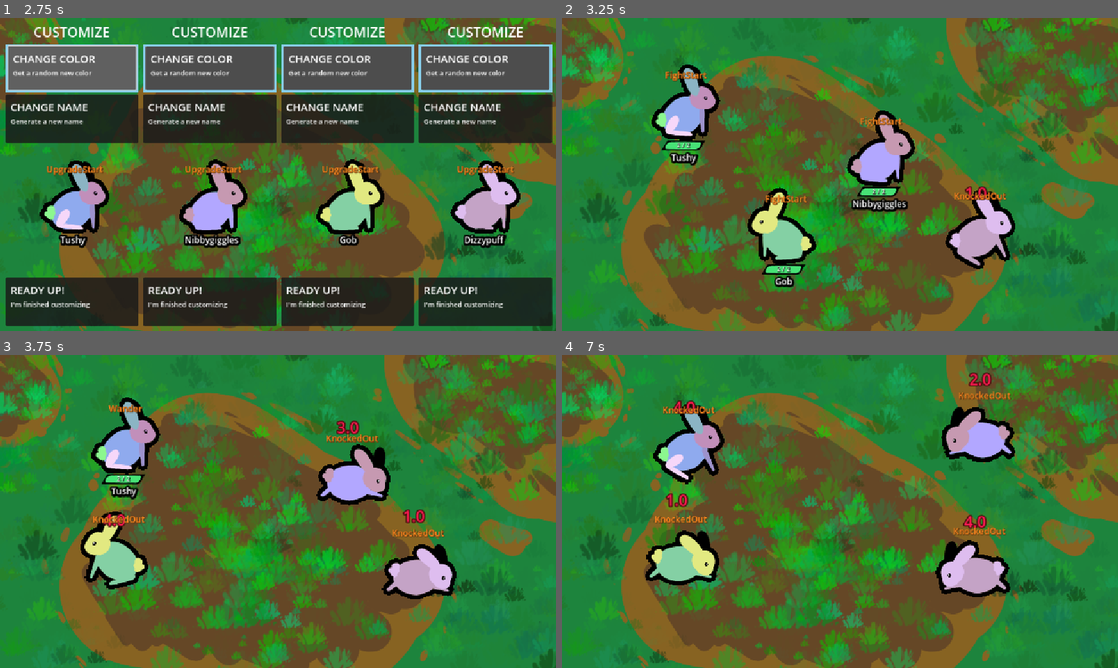
Above: before the commit, frames 1-4 (two rows, left to right).
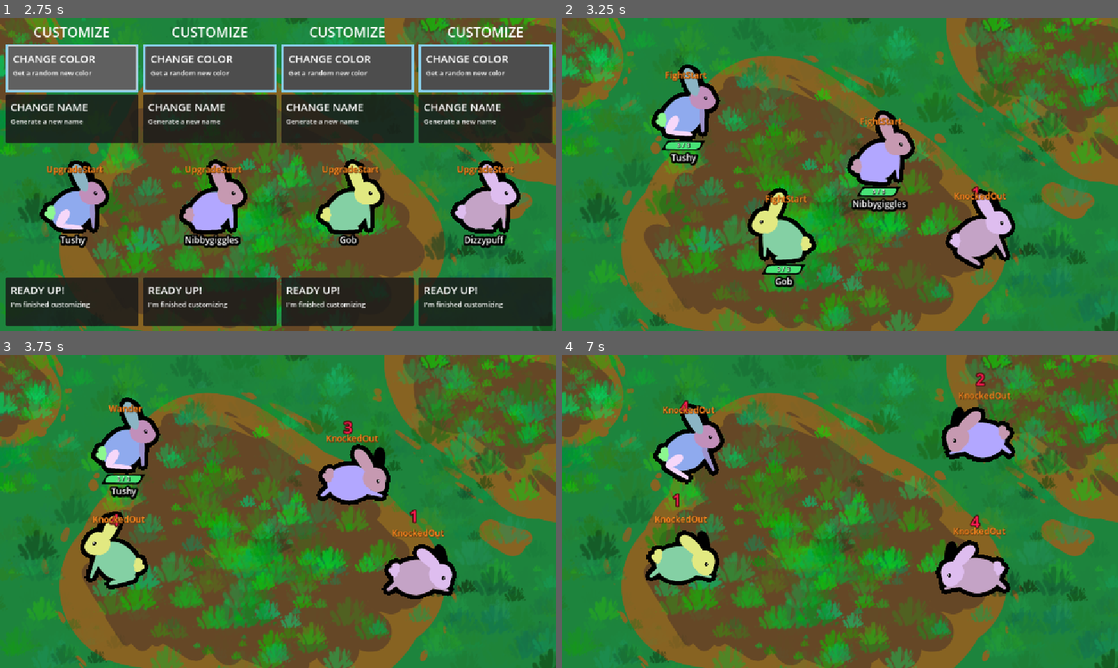
Above: after the commit, the same moments.

Repository: Galitie/tm2
Game: Godot game, scene res://test_scene.tscn
Two runs of this game, one before a commit and one after it. Both use one fixed random seed, a clock stepped at 60 frames per second and the inputs below. Sound files missing from this copy of the repository are replaced by a short silence.
Inputs (mouse positions are in pixels of both pictures, inside the frame that each line leads up to):
- Up to frame 1 (2.75 s): click (72, 68) at 0.52 s; click (72, 68) at 1.27 s; click (72, 68) at 2.02 s
- Up to frame 2 (3.25 s): tap Enter (ui_accept) at 2.75, 2.85, 3.02 s; move the mouse to (962, 158) at 2.77 s; click (962, 158) at 2.92 s
- Up to frame 3 (3.75 s): tap Enter (ui_accept) at 3.32, 3.6 s; move the mouse to (166, 527) at 3.52 s; click (166, 527) at 3.67 s
- Up to frame 4 (7 s): tap Enter (ui_accept) at 3.77, 4.07, 4.35, 5.1, 5.27, 5.57, 5.75, 5.85, 6.02, 6.32, 6.6, 6.77 s; move the mouse to (895, 442) at 4.27 s; click (895, 442) at 4.42 s; move the mouse to (812, 574) at 5.02 s; click (812, 574) at 5.17 s; move the mouse to (1006, 558) at 5.77 s; click (1006, 558) at 5.92 s; move the mouse to (673, 464) at 6.52 s; click (673, 464) at 6.67 s

Frame 1 is identical in both runs. In frame 2, 0.1% of the frame differs, in the area x 20-77%, y 40-82%; in frame 3, 0.4%; in frame 4, 0.6%, in the area x 18-78%, y 5-56%.

Commit message:
Damage is done as int not float

Diff:
--- a/monster.gd
+++ b/monster.gd
@@ -1,7 +1,7 @@
 extends CharacterBody2D
 class_name Monster
 
-var max_hp : int = 2
+var max_hp : int = 3
 var current_hp : int = max_hp
 var base_damage : int = 1
 var intelligence : int = 1
@@ -221,7 +221,7 @@
 	var critted = roll_crit()
 	var crit_text = " CRIT" if critted && !no_crit else ""
 	var random_modifier : int = randi_range(0,3)
-	var damage
+	var damage : int
 	if override_damage:
 		damage = override_damage
 	else:
